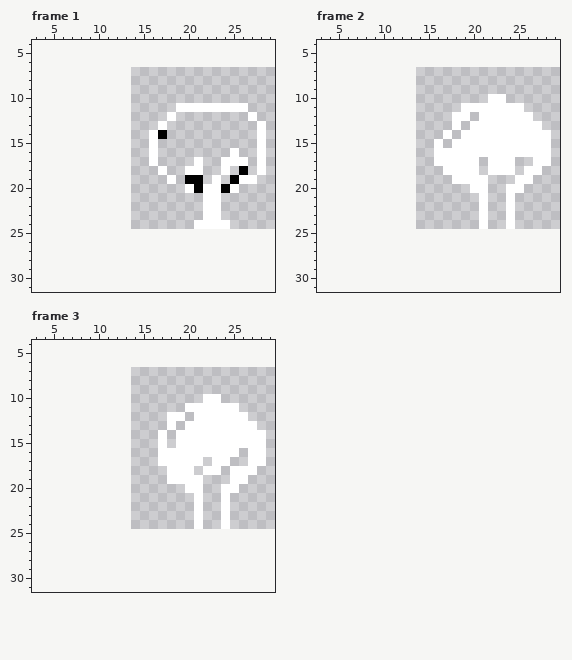
Two versions of one pixel-art file, sprites/tree.aseprite. Above, as it was before the edit.
18x18 pixels, 3 frames. Colours within 5 levels of each other are drawn and written as one. Shown: frame 1: x 3..29, y 4..31; frame 2: x 3..29, y 4..31; frame 3: x 3..29, y 4..31. The old version is drawn lined up with the new one, on the new canvas. The commit also changed other frames, which this record leaves out.
After the commit:
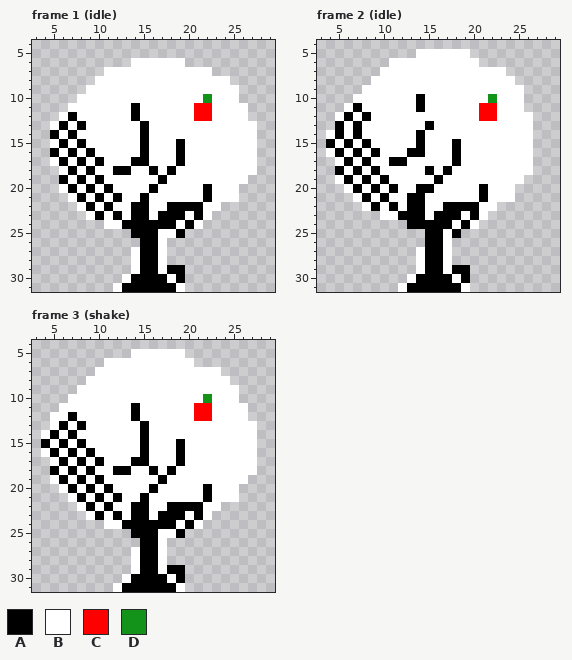
Palette (. is transparent): A #000000  B #ffffff  C #ff0000  D #14931b
Changes in this commit:
canvas 18x18 -> 32x32, the old top-left corner now at 14,7
Frame 1 (idle):
y 6: x 14..19 ...... -> BBBBBB
y 7: x 11..22 ............ -> BBBBBBBBBBBB
y 8: x 10..24 ............... -> BBBBBBBBBBBBBBB
y 9: x 9..25 ................. -> BBBBBBBBBBBBBBBBB
y 10: x 8..25 .................. -> BBBBBBBBBBBBBBDBBB
y 11: x 7..18 ............ -> BBBBBBBABBBB; x 21..22 BB -> CC
y 12: x 6..17 ............ -> BABBBBBBABBB; x 19..27 ........B -> BBCCBBBB.
y 13: x 5..16 ............ -> BABABBBBBBAB; x 18..28 ..........B -> BBBBBBBBBB.
y 14: x 5..15 ........... -> ABABBBBBBBA; x 17..28 A..........B -> BBBBBBBBBBB.
y 15: x 5..15 ........... -> BABABBBBBBA; x 17..28 ...........B -> BBABBBBBBBB.
y 16: x 5..15 ........... -> ABABABBBBBA; x 17..24 ........ -> BBABBBBB; x 26..28 ..B -> BB.
y 17: x 5..15 ........... -> BABABABBBAA; x 17..20 .... -> BBAB; x 22..23 .. -> BB; x 27..28 .B -> B.
y 18: x 6..16 ........... -> BABABBAABBA; x 18..19 .. -> AB; x 22..23 .. -> BB; x 25..28 .A.B -> BBB.
y 19: x 6..17 ............ -> ABABABBBBBBA; x 19..22 .AA. -> BBBB; x 24..25 .A -> BB; x 27 B -> .
y 20: x 6..19 .............. -> BABABABBBBABBB; x 21..22 AB -> BA; x 24 A -> B
y 21: x 7..22 ...............B -> BABABABBABBBBBBA; x 24..25 .. -> BB
y 22: x 8..21 .............. -> BABABBAABBAAAA
y 23: x 9..21 ............. -> BABABAABAAABA; x 23 B -> .
y 24: x 11..20 .......... -> BBAAAAAABA; x 22..24 BBB -> ...
y 25: x 14..19 ...... -> AAABBA
y 26: x 15..17 ... -> AAB
y 27..28: x 14..17 .... -> BAAB
y 29: x 14..19 ...... -> BAABAA
y 30: x 13..19 ....... -> BAAAABA
y 31: x 12..19 ........ -> BAAAAAAB
Frame 2 (idle):
y 5: x 14..19 ...... -> BBBBBB
y 6: x 11..20 .......... -> BBBBBBBBBB
y 7: x 10..23 .............. -> BBBBBBBBBBBBBB
y 8: x 9..24 ................ -> BBBBBBBBBBBBBBBB
y 9: x 8..25 .................. -> BBBBBBBBBBBBBBBBBB
y 10: x 7..22 ...............B -> BBBBBBBABBBBBBBD; x 24..25 .. -> BB
y 11: x 6..18 ............. -> BABBBBBBABBBB; x 21..22 BB -> CC
y 12: x 5..17 ............. -> BABABBBBBBBBB; x 20..22 .BB -> BCC
y 13: x 5..17 ............. -> ABABBBBBBBABB; x 19 . -> B; x 27 B -> .
y 14: x 4..16 ............. -> BABABBBBBBABB; x 18 . -> B; x 27..28 BB -> ..
y 15: x 4..15 ............ -> ABABABBBBBAB; x 17..18 .B -> BA; x 27..28 BB -> ..
y 16: x 4..15 ............ -> BABABABBBAAB; x 18 B -> A; x 27..28 BB -> ..
y 17: x 5..15 ........... -> BABABBAABBB; x 18 B -> A; x 21 . -> B; x 25..28 ..BB -> BB..
y 18: x 5..17 ............B -> ABABABBBBBABA; x 21 . -> B; x 25 . -> B; x 27 B -> .
y 19: x 5..17 ............. -> BABABABBBBBAB; x 22..24 ... -> BBB; x 26 B -> .
y 20: x 6..19 .............. -> BABABABBAABBBB; x 21..23 B.. -> ABB; x 25 B -> .
y 21: x 7..23 ..............B.. -> BABABBAABBBBBBABB
y 22: x 8..20 ............. -> BABABAABBAAAA; x 22 . -> B; x 24 B -> .
y 23: x 10..20 ........... -> BBAAABAAABA; x 24 B -> .
y 24: x 13..21 ........B -> AAAAABAB.; x 24 B -> .
y 25: x 15..18 .... -> AABA
y 26: x 15..17 ... -> AAB
y 27..28: x 14..17 .... -> BAAB
y 29: x 14..19 ...... -> BAABAA
y 30: x 13..19 ....... -> BAAAABA
y 31: x 12..19 ........ -> BAAAAAAB
Frame 3 (shake):
y 5: x 14..19 ...... -> BBBBBB
y 6: x 11..20 .......... -> BBBBBBBBBB
y 7: x 10..23 .............. -> BBBBBBBBBBBBBB
y 8: x 9..24 ................ -> BBBBBBBBBBBBBBBB
y 9: x 8..25 .................. -> BBBBBBBBBBBBBBBBBB
y 10: x 7..22 ...............B -> BBBBBBBBBBBBBBBD; x 24..25 .. -> BB
y 11: x 6..19 .............. -> BBBBBBBBABBBBB; x 21..22 BB -> CC; x 26 . -> B
y 12: x 5..17 ............. -> BBABBBBBBABBB; x 20..22 .BB -> BCC
y 13: x 5..17 ............. -> BABABBBBBBABB; x 19 . -> B
y 14: x 4..16 ............. -> BABABBBBBBBAB; x 18 . -> B; x 28 B -> .
y 15: x 4..16 ............. -> ABABABBBBBBAB; x 18..19 .B -> BA; x 28 B -> .
y 16: x 4..16 ............. -> BABABABBBBBAB; x 19 B -> A; x 26 . -> B; x 28 B -> .
y 17: x 5..16 ............ -> BABABABBBAAB; x 19 B -> A; x 22 . -> B; x 25..26 .. -> BB; x 28 B -> .
y 18: x 5..18 .............B -> ABABABBAABBABA; x 21 . -> B; x 24 . -> B
y 19: x 5..17 ............. -> BABABABBBBBBA; x 22..24 ... -> BBB
y 20: x 6..19 .............. -> BABABABBBBABBB; x 22..23 .. -> AB
y 21: x 7..20 .............. -> BABABABBABBBBB; x 22..23 .. -> AB; x 25 . -> B
y 22: x 8..24 .............B..B -> BABABBAABBAAAABB.
y 23: x 9..22 ............B. -> BABABAABAAABAB; x 24 B -> .
y 24: x 11..20 .......... -> BBAAAAAABA; x 24 B -> .
y 25: x 14..19 ...... -> AAABBA
y 26: x 15..17 ... -> AAB
y 27..28: x 14..17 .... -> BAAB
y 29: x 14..19 ...... -> BAABAA
y 30: x 13..19 ....... -> BAAAABA
y 31: x 12..19 ........ -> BAAAAAAB
Boxes around the changes in both pictures, in picture pixels (x1, y1, x2, y2):
changed: (50, 58, 266, 292)
changed: (326, 49, 551, 292)
changed: (41, 349, 266, 592)
